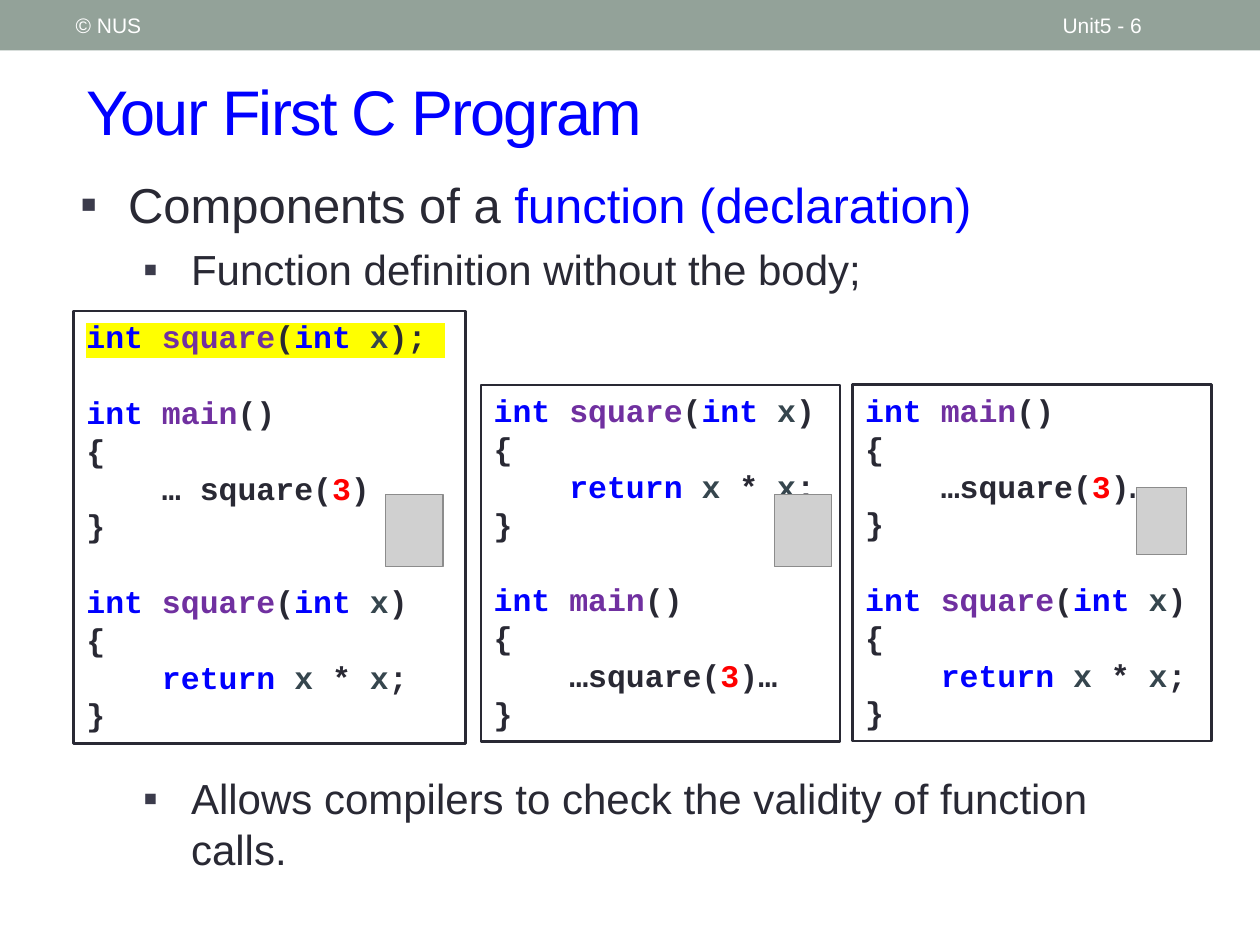
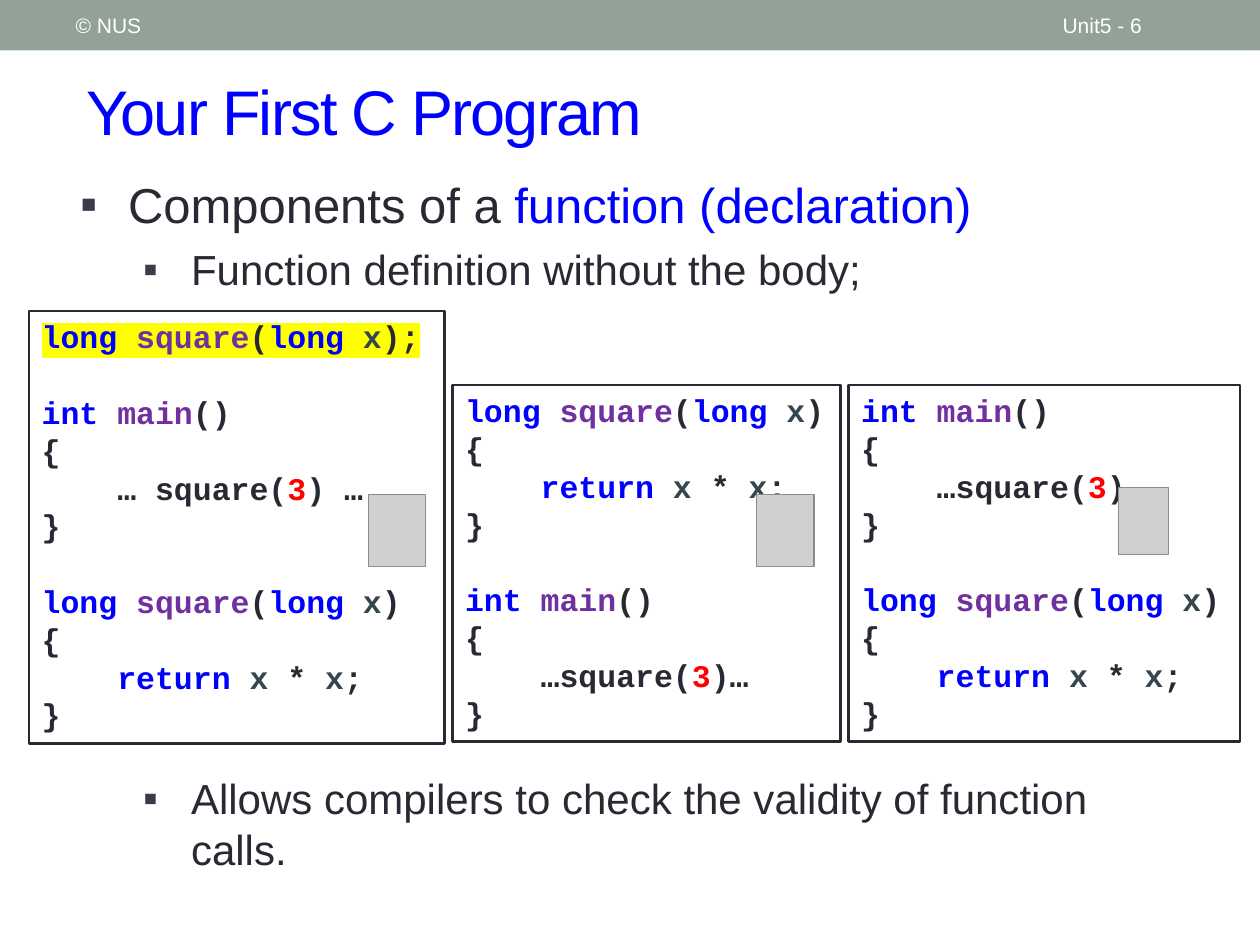
Before and after one commit to nus-cs1010-2021-s2/website, a slide deck: slide 6 of slides/Unit5_First C Program.pptx. Drawn at 1260x945 pixels with LibreOffice and Linux fonts; fonts in the diff are those of the drawing; grey boxes stand for pictures. Boxes give left, top, right and bottom in pixels: in the first picture for what was removed or moved away, otherwise in the second. Text is boxed around its words. In the diff, an @@ line names an element or a change of style, - is before the commit and + after.

```diff
--- a/slides/Unit5_First C Program.pptx
+++ b/slides/Unit5_First C Program.pptx
@@ rectangle "long square(long x);": place and size @@
-rectangle "long square(long x);" at box(74, 311, 466, 743)
+rectangle "long square(long x);" at box(29, 311, 445, 743)
@@ text in rectangle at box(42, 326, 420, 355): text changed @@
-int square(int x);
+long square(long x);
@@ rectangle "long square(long x)": place and size @@
-rectangle "long square(long x)" at box(481, 386, 840, 742)
+rectangle "long square(long x)" at box(452, 386, 840, 742)
@@ rectangle "int main()": place and size @@
-rectangle "int main()" at box(853, 384, 1212, 741)
+rectangle "int main()" at box(848, 386, 1240, 742)
@@ text in rectangle at box(465, 400, 824, 429): text changed @@
-int square(int x)
+long square(long x)
@@ 3 pictures: place and size @@
-3 pictures at box(386, 488, 1187, 566)
+3 pictures at box(368, 488, 1169, 566)
@@ text in rectangle at box(42, 590, 401, 620): text changed @@
-int square(int x)
+long square(long x)
@@ text in rectangle at box(861, 589, 1220, 618): text changed @@
-int square(int x)
+long square(long x)
```
Also in this commit, not shown: 6 other slides changed, 4 other files.
